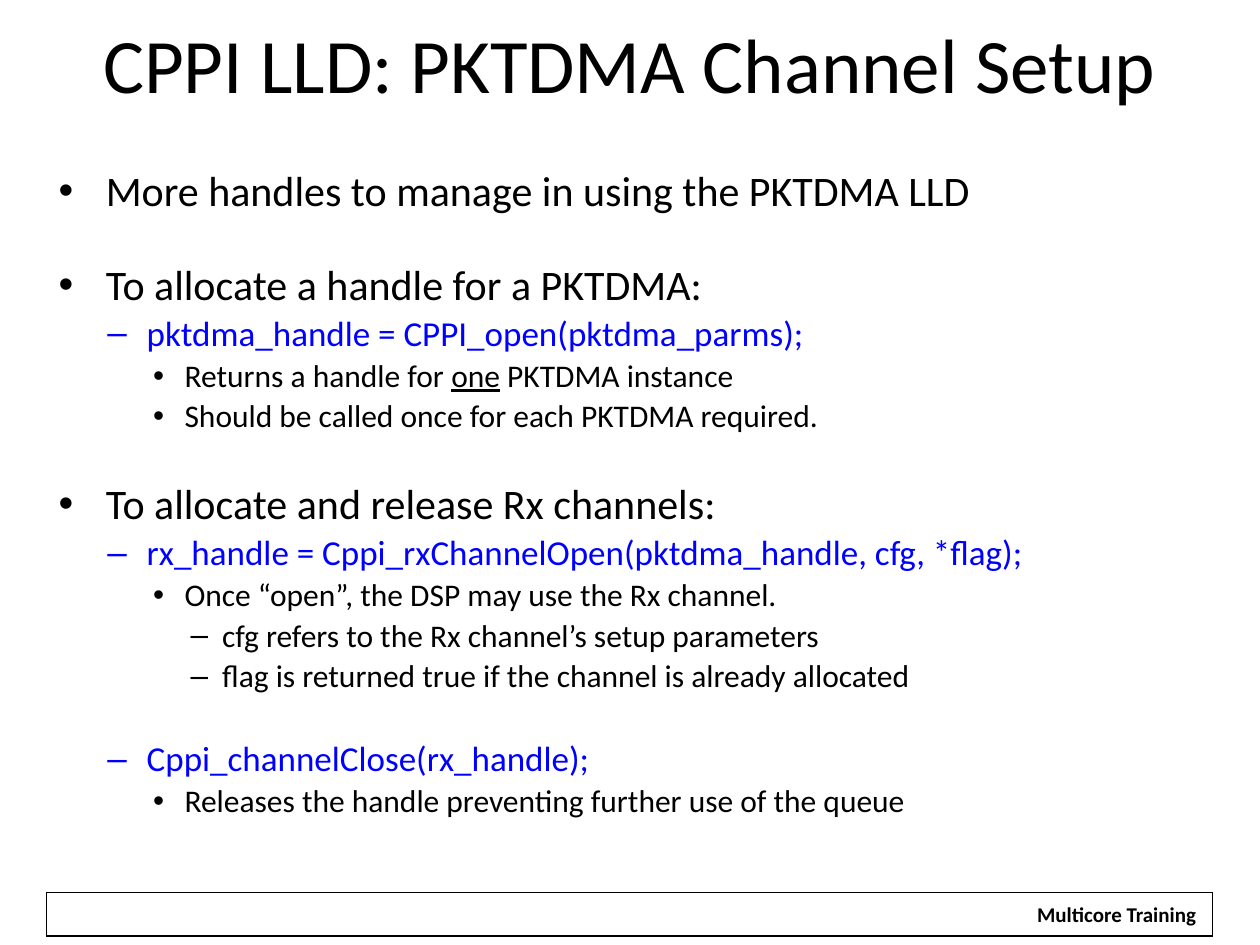
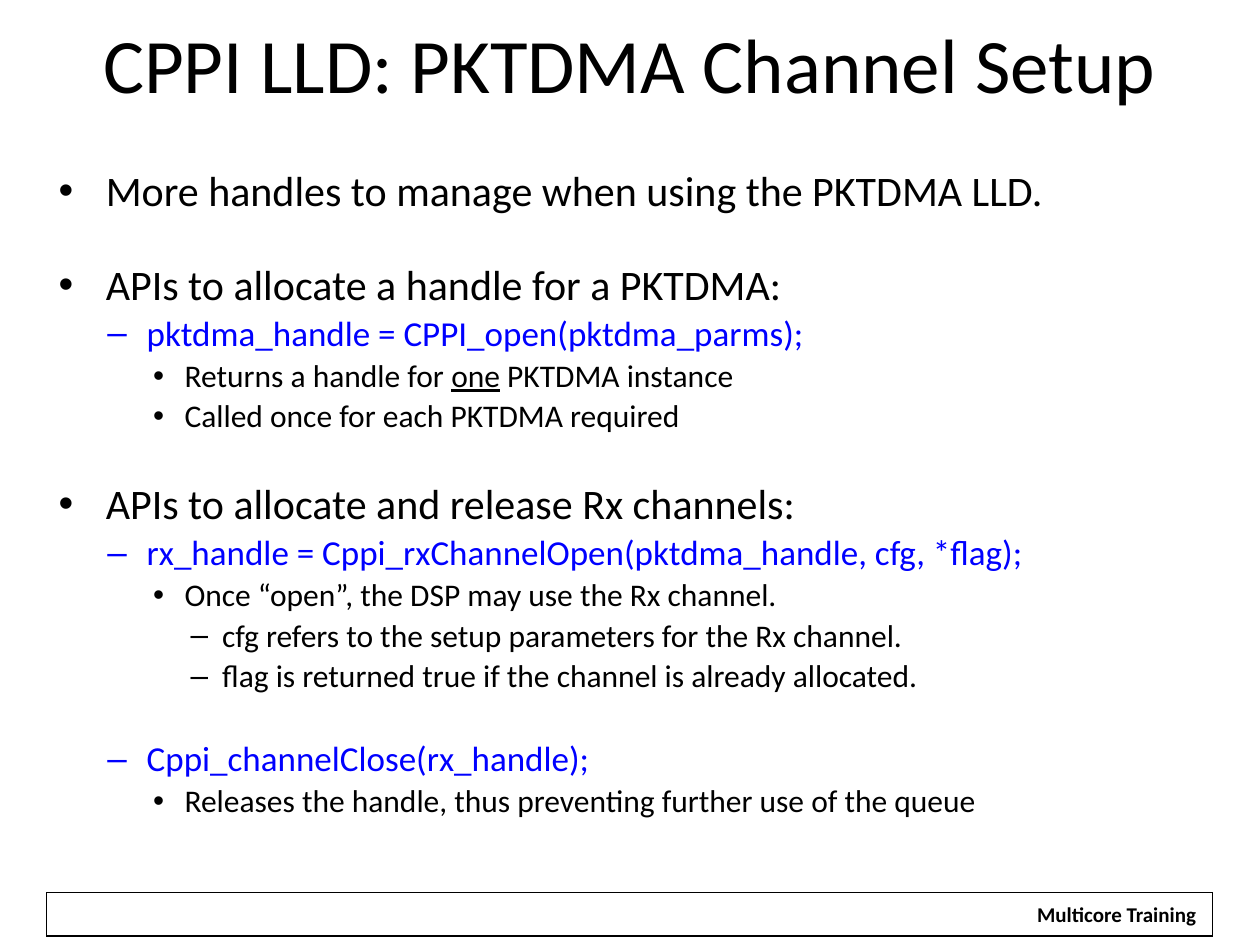
Before and after one commit to hari1989/keystone-workshop, a slide deck: slide 37 of slides/Intro to Multicore Navigator.pptx (slide 36 before the commit). Drawn at 1260x945 pixels with LibreOffice and Linux fonts; fonts in the diff are those of the drawing; background and template pictures are left out. Boxes give left, top, right and bottom in pixels: in the first picture for what was removed or moved away, otherwise in the second. Text is boxed around its words. In the diff, an @@ line names an element or a change of style, - is before the commit and + after.

```diff
--- a/slides/Intro to Multicore Navigator.pptx
+++ b/slides/Intro to Multicore Navigator.pptx
@@ text at bbox=[106, 176, 1043, 301]: text changed @@
-• More handles to manage in using the PKTDMA LLD
-• To allocate a handle for a PKTDMA:
+• More handles to manage when using the PKTDMA LLD.
+• APIs to allocate a handle for a PKTDMA:
@@ text at bbox=[106, 405, 795, 520]: text changed; size 18 to 24 pt @@
-    • Should be called once for each PKTDMA required.
-• To allocate and release Rx channels:
+    • Called once for each PKTDMA required
+• APIs to allocate and release Rx channels:
@@ text at bbox=[222, 625, 917, 693]: text changed @@
-      – cfg refers to the Rx channel’s setup parameters
-      – flag is returned true if the channel is already allocated
+      – cfg refers to the setup parameters for the Rx channel.
+      – flag is returned true if the channel is already allocated.
@@ text at bbox=[185, 790, 975, 818]: text changed @@
-    • Releases the handle preventing further use of the queue
+    • Releases the handle, thus preventing further use of the queue
```
Also in this commit, not shown: 30 other slides changed, 1 slide added, 5 other files.
